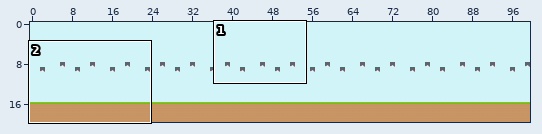
Tiled map, stored at Level1.tmx. The picture above shows the old version from afar; the outline marks the close-up.
Close-up. The starting point:
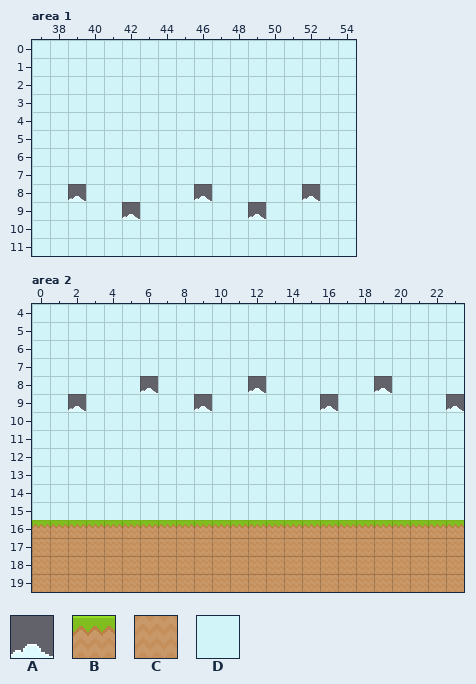
Cells are 21x21 px. Shown: area 1 x 37..54, y 0..11; area 2 x 0..23, y 4..19. The commit also changed other parts of the map, which this record leaves out.
Key: from "PixelPlatformer": A 47, B 123, C 152, D 229.
_ is an empty cell, # one hidden under a higher layer.
Layers that did not change in this view are not listed.
Layer "Background Scroll 1" before, area 2, first column x 3:
 5 DDDDDDDDDDDD
 6 DDDDDDDDDDDD
 7 DDDDDDDDDDDD
 8 DDDADDDDDADD
 9 DDDDDDADDDDD
10 DDDDDDDDDDDD
11 DDDDDDDDDDDD
12 DDDDDDDDDDDD
13 DDDDDDDDDDDD
14 DDDDDDDDDDDD
15 DDDDDDDDDDDD
16 ############
17 ############
18 ############
19 ############
Layer "Collide 1" before, area 2, first column x 4:
 5 __________
 6 __________
 7 __________
 8 __________
 9 __________
10 __________
11 __________
12 __________
13 __________
14 __________
15 __________
16 BBBBBBBBBB
17 CCCCCCCCCC
18 CCCCCCCCCC
19 CCCCCCCCCC
Once edited:
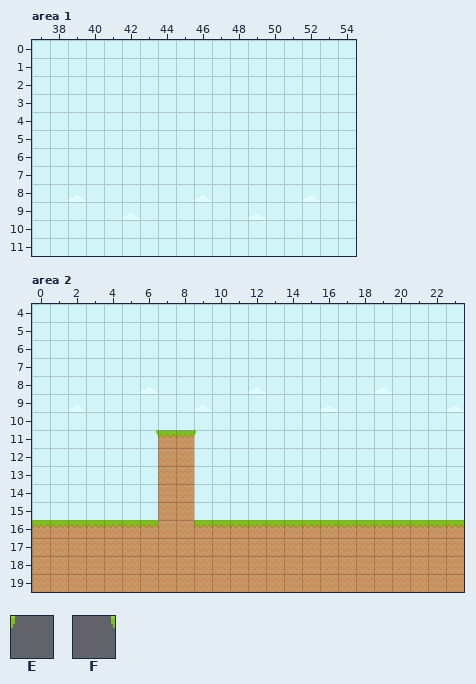
Further tiles: from "PixelPlatformer": E 120, F 150.
Tiles of an added or newly shown layer are drawn over the layers below it.
The edit:
Changed rows in their new state; . is an unchanged cell.
Layer "Background 1" (now shown), area 1:
first column x 39:
 8 D......D.....D
 9 ...D......D...
Layer "Background 1" (now shown), area 2:
first column x 2:
 8 ....D.....D......D....
 9 D......D......D......D
11 ....D..D..............
Layer "Background 2" (added), area 2:
first column x 6:
11 F..E
Layer "Background Scroll 1", area 2:
first column x 6:
11 ____
12 .__.
13 .__.
14 .__.
15 .__.
Layer "Collide 1", area 2:
first column x 7:
11 BB
12 CC
13 CC
14 CC
15 CC
16 CC
